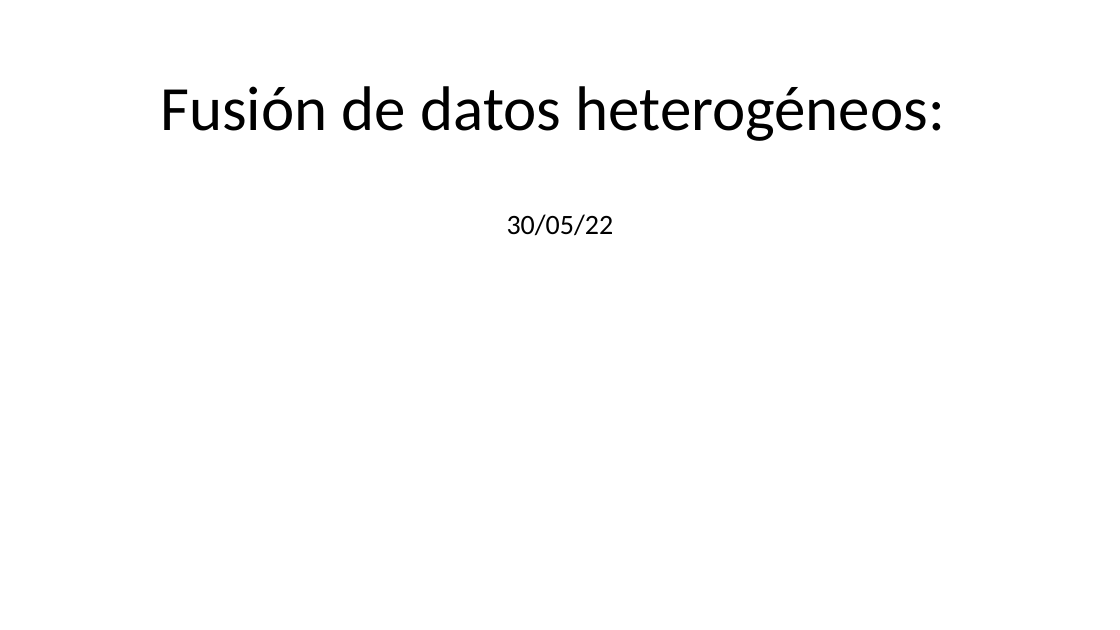
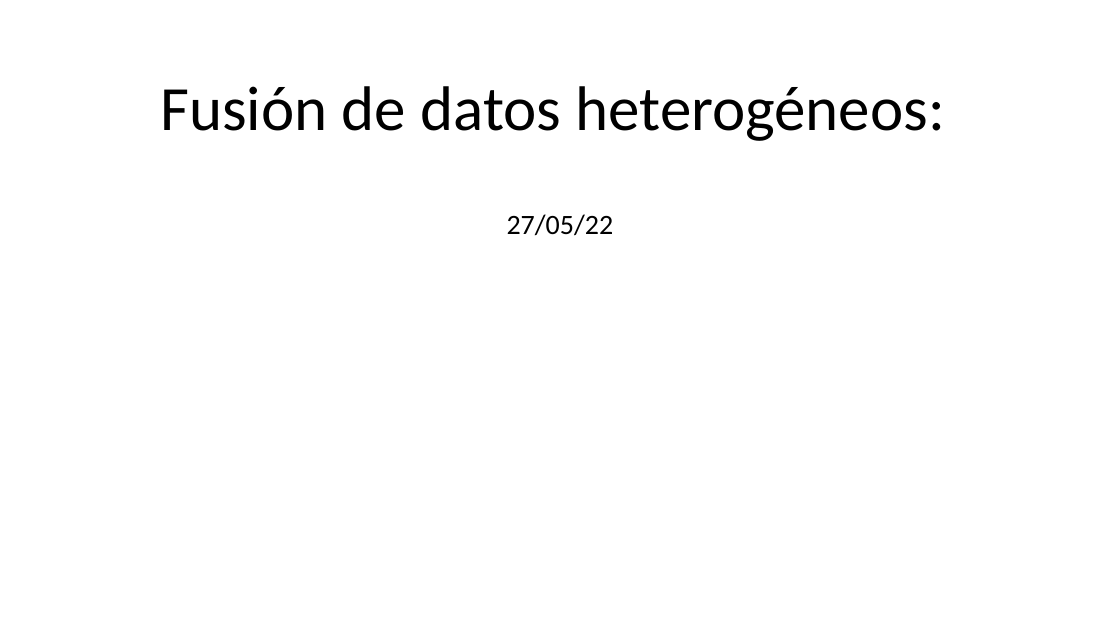
Before and after one commit to alejandroborj/heterogeneous-data, a slide deck: slide 29 of pregunta.pptx. Drawn at 1120x630 pixels with LibreOffice and Linux fonts; fonts in the diff are those of the drawing. Boxes give left, top, right and bottom in pixels: in the first picture for what was removed or moved away, otherwise in the second. Text is boxed around its words. In the diff, an @@ line names an element or a change of style, - is before the commit and + after.

```diff
--- a/pregunta.pptx
+++ b/pregunta.pptx
@@ subtitle at <box>507,214,614,236</box>: text changed @@
-30/05/22
+27/05/22
```
Also in this commit, not shown: 1 slide added, 8 other files.
